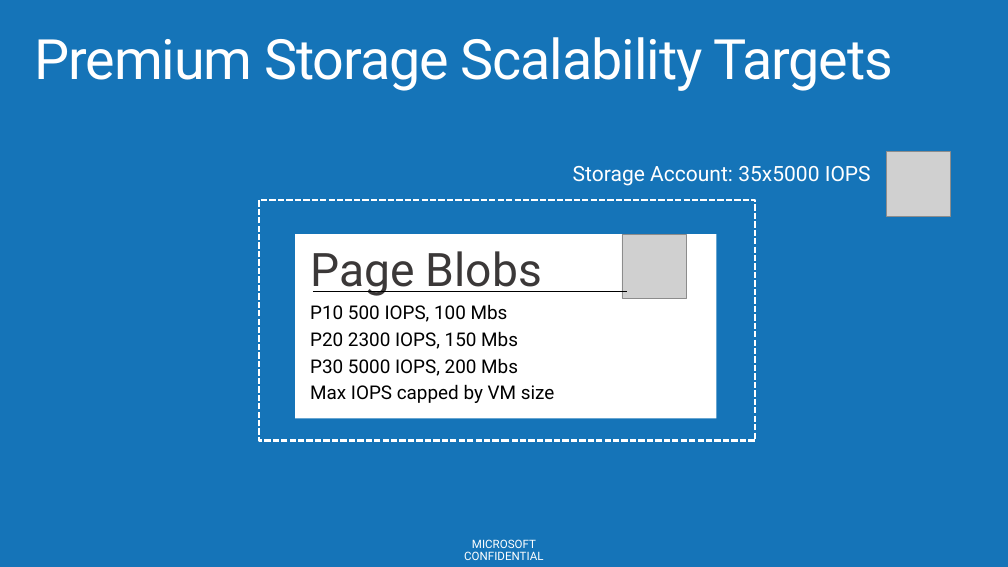
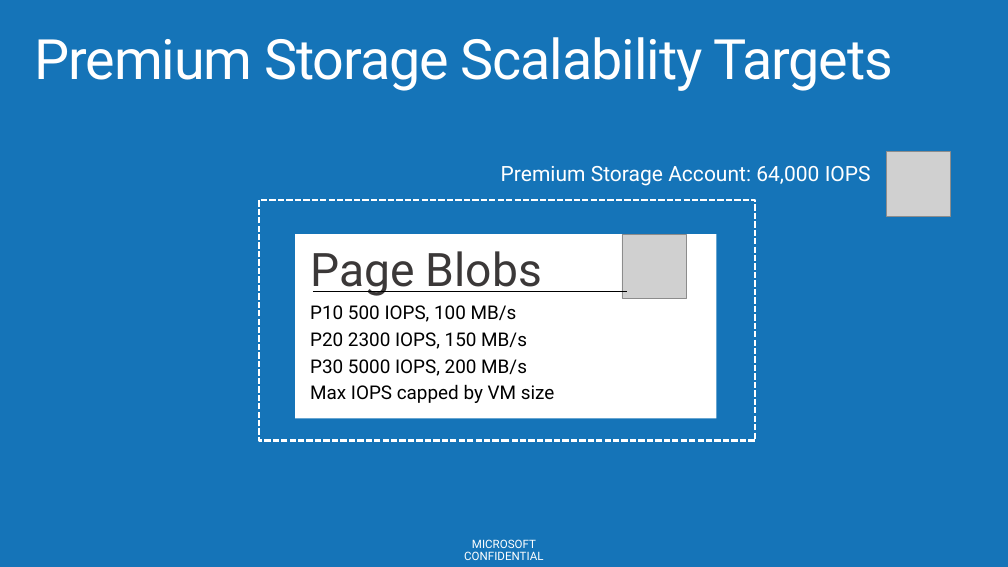
Before and after one commit to AzureCAT-GSI/SAP-on-Azure, a slide deck: slide 24 of SAP-on-Azure-Workshop-multi-day-/Presentations/Azure Compute Storage Network for SAP.pptx. Drawn at 1008x567 pixels with LibreOffice and Linux fonts; fonts in the diff are those of the drawing; grey boxes stand for pictures; background and template pictures are left out. Boxes give left, top, right and bottom in pixels: in the first picture for what was removed or moved away, otherwise in the second. Text is boxed around its words. In the diff, an @@ line names an element or a change of style, - is before the commit and + after.

```diff
--- a/SAP-on-Azure-Workshop-multi-day-/Presentations/Azure Compute Storage Network for SAP.pptx
+++ b/SAP-on-Azure-Workshop-multi-day-/Presentations/Azure Compute Storage Network for SAP.pptx
@@ text at <box>501,166,871,186</box>: text changed @@
-Storage Account: 35x5000 IOPS
+Premium Storage Account: 64,000 IOPS
@@ text at <box>310,305,527,376</box>: text changed @@
-P10 500 IOPS, 100 Mbs
-P20 2300 IOPS, 150 Mbs
-P30 5000 IOPS, 200 Mbs
+P10 500 IOPS, 100 MB/s
+P20 2300 IOPS, 150 MB/s
+P30 5000 IOPS, 200 MB/s
```
Also in this commit, not shown: 10 other slides changed, 2 slides added, 2 slides removed.
